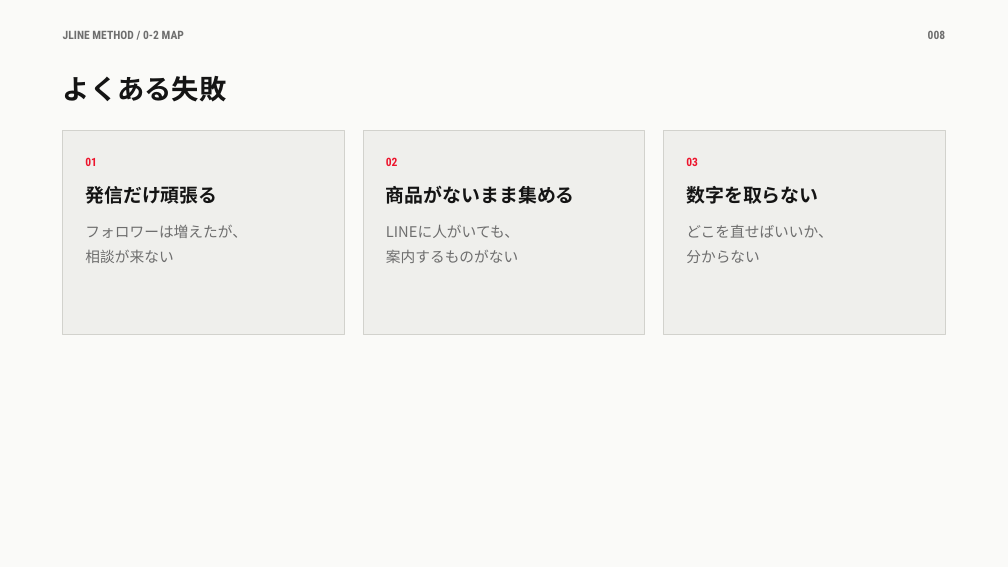
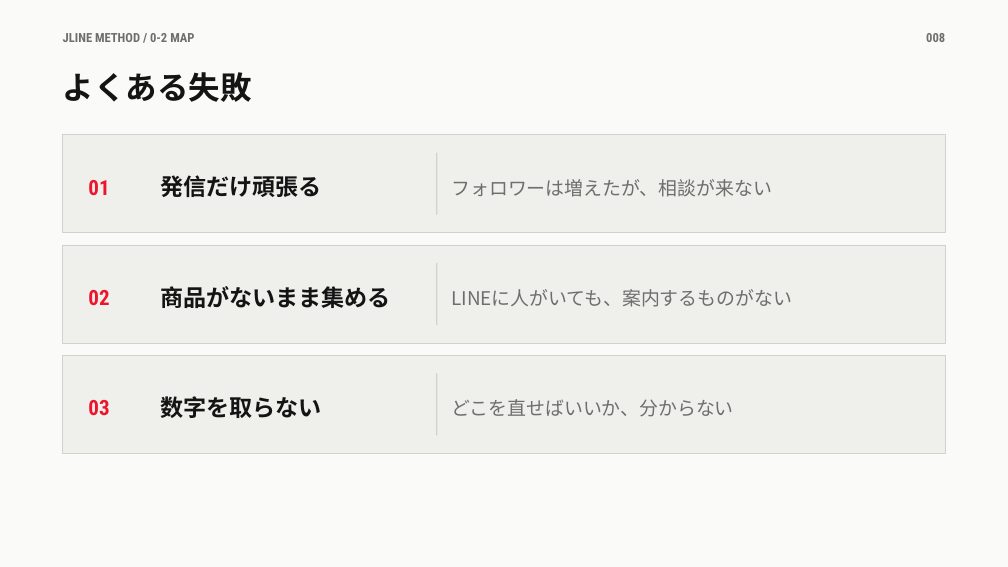
Before and after one commit to takafumisuzuki1117-sys/takafumi_suzuki, a slide deck: slide 8 of JLINEメソッド/教材/0章/0-2_全体の地図.pptx. Drawn at 1008x567 pixels with LibreOffice and Linux fonts; fonts in the diff are those of the drawing. Boxes give left, top, right and bottom in pixels: in the first picture for what was removed or moved away, otherwise in the second. Text is boxed around its words. In the diff, an @@ line names an element or a change of style, - is before the commit and + after.

```diff
--- a/JLINEメソッド/教材/0章/0-2_全体の地図.pptx
+++ b/JLINEメソッド/教材/0章/0-2_全体の地図.pptx
@@ text "JLINE METHOD / 0-2 MAP" at [63,33,194,42]: size 11 to 12 pt @@
@@ text "008" at [926,33,945,42]: size 11 to 12 pt @@
@@ text "よくある失敗" at [63,72,252,102]: size 26 to 30 pt; line spacing 1.25 to 1.2 @@
@@ rectangle: place and size @@
-rectangle at [63,131,344,335]
+rectangle at [63,135,945,233]
@@ text "01": place and size @@
-text "01" at [85,157,97,166]
+text "01" at [88,180,109,195]
@@ text "発信だけ頑張る": place and size @@
-text "発信だけ頑張る" at [85,186,217,204]
+text "発信だけ頑張る" at [160,175,321,197]
@@ rectangle removed at [664,131,945,335] @@
@@ rectangle added at [436,153,437,215], fill #D2D2CD @@
@@ text at [451,179,772,197]: text changed; size 14 to 18 pt @@
-フォロワーは増えたが、
-相談が来ない
+フォロワーは増えたが、相談が来ない
@@ rectangle: place and size @@
-rectangle at [363,131,644,335]
+rectangle at [63,245,945,343]
@@ text "02": place and size @@
-text "02" at [386,157,398,166]
+text "02" at [88,290,109,305]
@@ text "商品がないまま集める": place and size @@
-text "商品がないまま集める" at [386,186,575,204]
+text "商品がないまま集める" at [160,286,391,308]
@@ rectangle added at [436,263,437,325], fill #D2D2CD @@
@@ text at [451,289,792,307]: text changed; size 14 to 18 pt @@
-LINEに人がいても、
-案内するものがない
+LINEに人がいても、案内するものがない
@@ rectangle added at [63,355,945,454], fill #EFEFEC, outline #D2D2CD 0.75 pt @@
@@ size 11 to 20 pt; vertical alignment top to middle in 3 elements at [88,180,109,195], [88,290,109,305], [88,400,109,415] @@
@@ text "03": place and size @@
-text "03" at [686,157,698,166]
+text "03" at [88,400,109,415]
@@ size 18 to 22 pt; vertical alignment top to middle in 3 elements at [160,175,321,197], [160,286,391,308], [160,396,321,418] @@
@@ text "数字を取らない": place and size @@
-text "数字を取らない" at [686,186,818,204]
+text "数字を取らない" at [160,396,321,418]
@@ vertical alignment top to middle in 3 elements at [451,289,792,307], [451,179,772,197], [451,399,734,417] @@
@@ rectangle added at [436,374,437,436], fill #D2D2CD @@
@@ text at [451,399,734,417]: text changed; size 14 to 18 pt @@
-どこを直せばいいか、
-分からない
+どこを直せばいいか、分からない
```
Also in this commit, not shown: 9 other slides changed, 9 other files.
